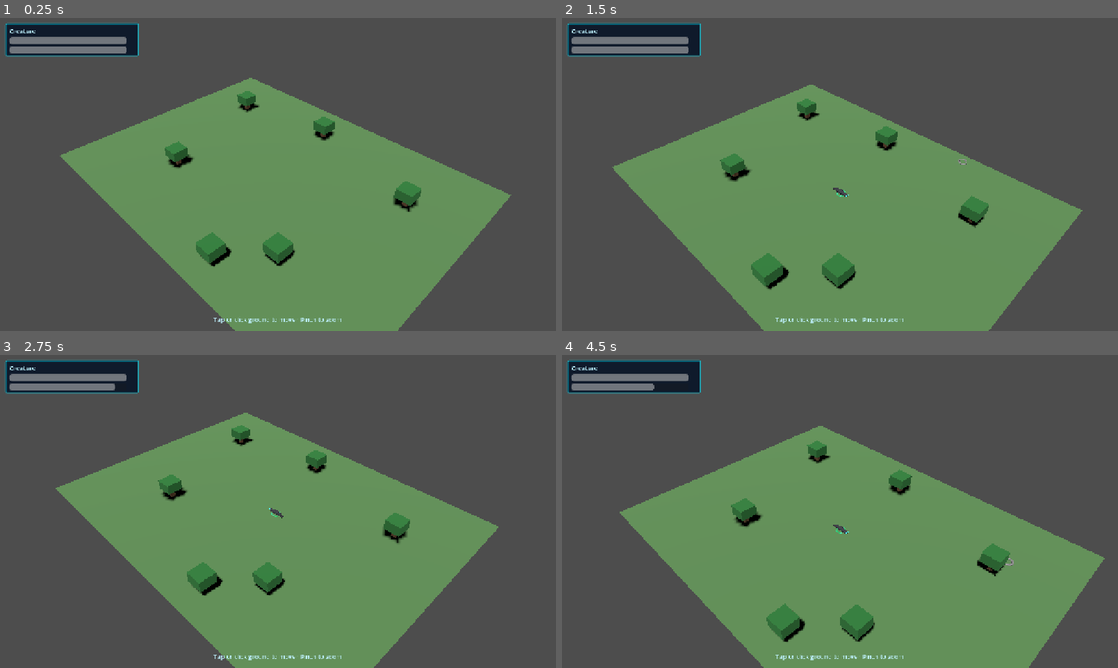
Above: before the commit, frames 1-4 (two rows, left to right).
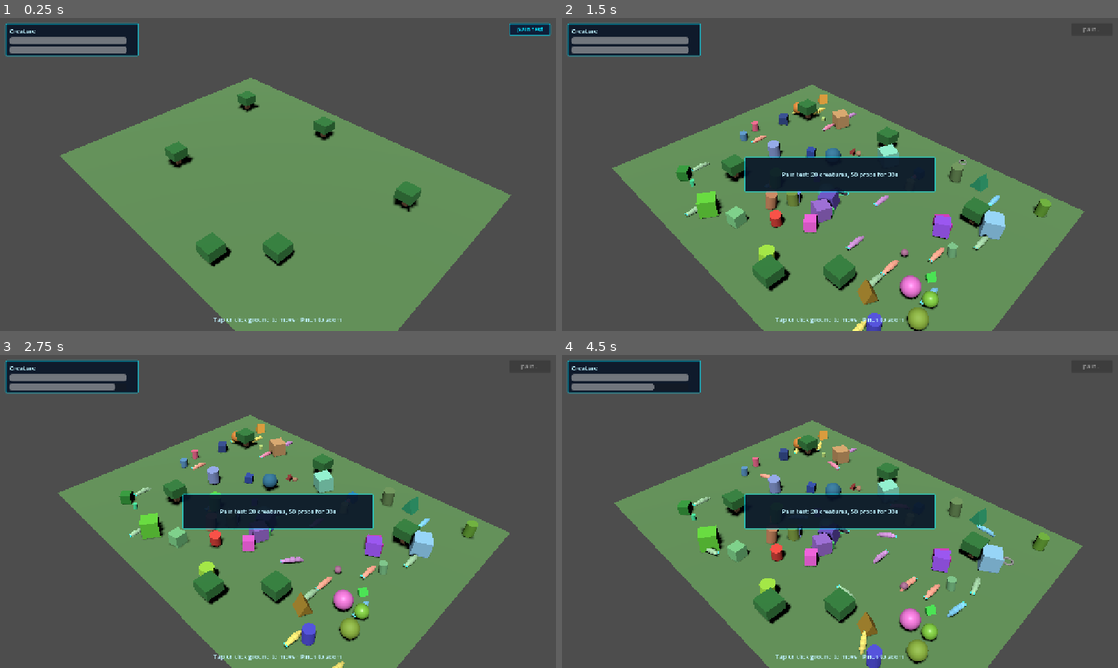
Above: after the commit, the same moments.

Repository: melqudsi/Creature
Game: Godot game, scene res://scenes/main.tscn
The game is run twice, just before and just after one commit, with the same random seed, the same clock (stepped at 60 frames per second) and the same inputs.
Inputs (mouse positions are in pixels of both pictures, inside the frame that each line leads up to):
- Up to frame 1 (0.25 s): no input
- Up to frame 2 (1.5 s): click (1090, 30) at 0.5 s, where only the run after the commit has a clickable "pain test"; move the mouse to (962, 158) at 1.27 s; hold S (camera_pan_down) from 1.28 s (still down); click (962, 158) at 1.42 s
- Up to frame 3 (2.75 s): release S (camera_pan_down) at 2 s; drag from (166, 527) to (250, 574) at 2.02 s
- Up to frame 4 (4.5 s): move the mouse to (895, 442) at 2.77 s; hold D (camera_pan_right) 2.78-3.5 s; click (895, 442) at 2.92 s; drag from (812, 574) to (673, 464) at 3.52 s; move the mouse to (1006, 558) at 4.27 s; hold S (camera_pan_down) from 4.28 s (still down); click (1006, 558) at 4.42 s

The runs differ from the first frame. In frame 1, 0.3% of the frame differs, in the area x 91-99%, y 1-6%; in frame 2, 10%; in frame 3, 13%; in frame 4, 16%, in the area x 9-98%, y 3-100%.

Commit message:
Add fluid pathfinding movement, pain test stress tool, and update handoff docs.

Diff:
--- a/creature-godot/scenes/main.tscn
+++ b/creature-godot/scenes/main.tscn
@@ -1,14 +1,18 @@
-[gd_scene load_steps=5 format=3 uid="uid://main001"]
+[gd_scene load_steps=6 format=3 uid="uid://main001"]
 
 [ext_resource type="Script" path="res://scripts/main.gd" id="1_main"]
 [ext_resource type="PackedScene" uid="uid://worldmap001" path="res://scenes/world/world_map.tscn" id="2_world"]
 [ext_resource type="Script" path="res://scripts/camera/rts_camera.gd" id="3_cam"]
 [ext_resource type="PackedScene" uid="uid://sc2hud001" path="res://scenes/ui/sc2_hud.tscn" id="4_hud"]
+[ext_resource type="Script" path="res://scripts/debug/pain_test.gd" id="5_pain"]
 
 [node name="Main" type="Node3D"]
 script = ExtResource("1_main")
 
 [node name="WorldMap" parent="." instance=ExtResource("2_world")]
+
+[node name="PainTest" type="Node" parent="."]
+script = ExtResource("5_pain")
 
 [node name="DirectionalLight3D" type="DirectionalLight3D" parent="."]
 transform = Transform3D(0.866, -0.433, 0.25, 0, 0.5, 0.866, -0.5, -0.75, 0.433, 8, 14, 6)
--- a/creature-godot/scenes/ui/sc2_hud.tscn
+++ b/creature-godot/scenes/ui/sc2_hud.tscn
@@ -89,3 +89,15 @@
 horizontal_alignment = 1
 vertical_alignment = 1
 text = "Toast"
+
+[node name="PainTestButton" type="Button" parent="."]
+layout_mode = 1
+anchors_preset = 1
+anchor_left = 1.0
+anchor_right = 1.0
+offset_left = -108.0
+offset_top = 12.0
+offset_right = -12.0
+offset_bottom = 40.0
+grow_horizontal = 0
+text = "pain test"
--- /dev/null
+++ b/creature-godot/scripts/debug/pain_test.gd
@@ -0,0 +1,143 @@
+extends Node
+
+const DURATION_SEC := 30.0
+const CREATURE_COUNT := 20
+const PROP_COUNT := 50
+
+@onready var _world_map: WorldMap = get_parent().get_node("WorldMap")
+
+var _active := false
+var _time_left := 0.0
+var _spawned_creatures: Array[Creature] = []
+var _spawned_props: Array[Node3D] = []
+var _props_root: Node3D
+
+func is_active() -> bool:
+	return _active
+
+func start() -> void:
+	if _active:
+		return
+	_active = true
+	_time_left = DURATION_SEC
+	_ensure_props_root()
+	_spawn_creatures()
+	_spawn_props()
+	GameState.show_toast("Pain test: %d creatures, %d props for %ds" % [CREATURE_COUNT, PROP_COUNT, int(DURATION_SEC)])
+
+func _process(delta: float) -> void:
+	if not _active:
+		return
+	_time_left -= delta
+	if _time_left <= 0.0:
+		stop()
+
+func stop() -> void:
+	if not _active and _spawned_creatures.is_empty() and _spawned_props.is_empty():
+		return
+	_active = false
+	_time_left = 0.0
+	for creature in _spawned_creatures:
+		if is_instance_valid(creature):
+			GameState.unregister_creature(creature.creature_id)
+			creature.queue_free()
+	_spawned_creatures.clear()
+	for prop in _spawned_props:
+		if is_instance_valid(prop):
+			prop.queue_free()
+	_spawned_props.clear()
+	GameState.show_toast("Pain test ended")
+
+func _ensure_props_root() -> void:
+	if _props_root and is_instance_valid(_props_root):
+		return
+	_props_root = Node3D.new()
+	_props_root.name = "PainTestProps"
+	_world_map.add_child(_props_root)
+
+func _spawn_creatures() -> void:
+	for i in CREATURE_COUNT:
+		var tile := _random_open_tile()
+		var data := {
+			"id": "pain_test_%d_%d" % [Time.get_ticks_msec(), i],
+			"name": "Pain%d" % i,
+			"color": GameConfig.CREATURE_COLORS[randi() % GameConfig.CREATURE_COLORS.size()],
+			"appearance": "worm",
+			"x": tile.x,
+			"y": tile.y,
+			"health": 100,
+			"stamina": 999,
+			"size_level": 1,
+			"is_player": false,
+		}
+		var creature: Creature = WorldMap.CREATURE_SCENE.instantiate() as Creature
+		_world_map.creatures_root.add_child(creature)
+		creature.setup(data)
+		var ai := creature.get_node_or_null("AIController")
+		if ai:
+			ai.enabled = true
+			ai.wander_interval_min = 0.6
+			ai.wander_interval_max = 1.8
+		_spawned_creatures.append(creature)
+
+func _spawn_props() -> void:
+	for i in PROP_COUNT:
+		var prop := _make_random_prop()
+		prop.name = "PainProp_%d" % i
+		_props_root.add_child(prop)
+		_spawned_props.append(prop)
+
+func _random_open_tile() -> Vector2i:
+	for _attempt in 64:
+		var tile := Vector2i(
+			randi_range(1, GameConfig.MAP_W - 2),
+			randi_range(1, GameConfig.MAP_H - 2)
+		)
+		if tile in GameState.blocked_tiles:
+			continue
+		if GameState.get_unit_tiles("").has(tile):
+			continue
+		return tile
+	return Vector2i(GameConfig.MAP_W / 2, GameConfig.MAP_H / 2)
+
+func _make_random_prop() -> MeshInstance3D:
+	var mesh_inst := MeshInstance3D.new()
+	var kind := randi() % 4
+	var scale := randf_range(0.25, 0.9)
+
+	match kind:
+		0:
+			var cube := BoxMesh.new()
+			cube.size = Vector3.ONE * scale
+			mesh_inst.mesh = cube
+		1:
+			var sphere := SphereMesh.new()
+			sphere.radius = scale * 0.5
+			sphere.height = scale
+			mesh_inst.mesh = sphere
+		2:
+			var pyramid := PrismMesh.new()
+			pyramid.size = Vector3(scale, scale * 1.1, scale)
+			mesh_inst.mesh = pyramid
+		3:
+			var cylinder := CylinderMesh.new()
+			cylinder.top_radius = scale * 0.45
+			cylinder.bottom_radius = scale * 0.45
+			cylinder.height = scale * randf_range(0.8, 1.6)
+			mesh_inst.mesh = cylinder
+
+	var mat := StandardMaterial3D.new()
+	mat.albedo_color = Color.from_hsv(randf(), randf_range(0.35, 0.75), randf_range(0.55, 0.95))
+	mat.roughness = randf_range(0.35, 0.95)
+	mesh_inst.material_override = mat
+
+	var margin := 1.2
+	var y_offset := scale * 0.5
+	mesh_inst.position = Vector3(
+		randf_range(margin, GameConfig.MAP_W - margin),
+		y_offset,
+		randf_range(margin, GameConfig.MAP_H - margin)
+	)
+	mesh_inst.rotation.y = randf() * TAU
+	mesh_inst.rotation.x = randf_range(-0.15, 0.15)
+	return mesh_inst
--- a/creature-godot/scripts/main.gd
+++ b/creature-godot/scripts/main.gd
@@ -3,6 +3,7 @@
 @onready var world_map: WorldMap = $WorldMap
 @onready var rts_camera: Camera3D = $RTSCamera
 @onready var hud: Control = $CanvasLayer/SC2Hud
+@onready var pain_test: Node = $PainTest
 
 func _ready() -> void:
 	GameState.check_afk_sleep()
@@ -11,6 +12,8 @@
 		rts_camera.bind_world_map(world_map)
 	if player:
 		rts_camera.set_follow(player)
+	if hud.has_method("bind_pain_test"):
+		hud.bind_pain_test(pain_test)
 
 func _process(_delta: float) -> void:
 	GameState.check_afk_sleep()
@@ -24,7 +27,21 @@
 		_forward_pointer_input(event)
 
 func _forward_pointer_input(event: InputEvent) -> void:
+	if _is_ui_pointer_event(event):
+		return
 	if not rts_camera.has_method("process_pointer_input"):
 		return
 	if rts_camera.process_pointer_input(event):
 		get_viewport().set_input_as_handled()
+
+func _is_ui_pointer_event(event: InputEvent) -> bool:
+	var screen_pos := Vector2.ZERO
+	if event is InputEventScreenTouch:
+		screen_pos = event.position
+	elif event is InputEventMouseButton:
+		screen_pos = event.position
+	else:
+		return false
+	if hud.has_method("consumes_pointer_at") and hud.consumes_pointer_at(screen_pos):
+		return true
+	return false
--- a/creature-godot/scripts/ui/sc2_hud.gd
+++ b/creature-godot/scripts/ui/sc2_hud.gd
@@ -5,13 +5,36 @@
 @onready var st_bar: ProgressBar = $TopBar/STBar
 @onready var toast_panel: Panel = $ToastPanel
 @onready var toast_label: Label = $ToastPanel/ToastLabel
+@onready var pain_test_button: Button = $PainTestButton
+
+var _pain_test: Node
 
 func _ready() -> void:
 	theme = preload("res://assets/themes/sc2_theme.tres")
 	toast_panel.visible = false
+	pain_test_button.pressed.connect(_on_pain_test_pressed)
 	GameState.player_stats_changed.connect(_refresh_stats)
 	GameState.toast_requested.connect(_show_toast)
 	call_deferred("_refresh_stats")
+
+func bind_pain_test(pain_test: Node) -> void:
+	_pain_test = pain_test
+
+func consumes_pointer_at(screen_pos: Vector2) -> bool:
+	if not pain_test_button.visible:
+		return false
+	return pain_test_button.get_global_rect().has_point(screen_pos)
+
+func _on_pain_test_pressed() -> void:
+	if _pain_test and _pain_test.has_method("start"):
+		if _pain_test.is_active():
+			return
+		_pain_test.start()
+		pain_test_button.text = "pain..."
+		pain_test_button.disabled = true
+		await get_tree().create_timer(30.0).timeout
+		pain_test_button.text = "pain test"
+		pain_test_button.disabled = false
 
 func _refresh_stats() -> void:
 	var c = GameState.player_creature
--- a/creature-godot/scripts/units/creature.gd
+++ b/creature-godot/scripts/units/creature.gd
@@ -32,11 +32,10 @@
 var is_moving := false
 var is_spawning := false
 
-var _move_from := Vector2.ZERO
-var _move_to := Vector2.ZERO
-var _move_t := 0.0
 var _move_dir := Vector2.ZERO
 var _move_target: Vector2 = Vector2(-1, -1)
+var _path: Array[Vector2] = []
+var _stamina_travel_acc := 0.0
 var _walk_phase := 0.0
 var _spawn_t := 0.0
 var _breath_phase := 0.0
@@ -63,7 +62,7 @@
 	is_player = data.get("is_player", false)
 	is_asleep = data.get("is_asleep", false)
 	_apply_appearance()
-	_update_transform(true)
+	_update_transform(true, 0.0)
 	_update_health_bar()
 	health_bar.visible = false
 	selection_ring.visible = is_player
@@ -207,6 +206,8 @@
 			spawn_fx.visible = false
 			position.y = 0.0
 			_reset_body_pose()
+			if _move_target.x >= 0:
+				_replan_path()
 		return
 
 	if is_asleep:
@@ -221,33 +222,18 @@
 		rotation.x = 0.0
 
 	if is_moving:
-		_move_t += delta * GameConfig.MOVE_TILES_PER_SEC
-		var t := clampf(_move_t, 0.0, 1.0)
-		var ease := t * t * (3.0 - 2.0 * t)
-		grid_pos = _move_from.lerp(_move_to, ease)
-		_walk_phase += delta * 12.0
-		_move_dir = (_move_to - _move_from).normalized()
-		_apply_slither(delta)
-		if t >= 1.0:
-			grid_pos = _move_to
-			is_moving = false
-			_reset_body_pose()
-			spend_stamina(GameConfig.STAMINA_PER_TILE)
-			if is_player:
-				NetworkService.update_creature(creature_id, {"x": grid_pos.x, "y": grid_pos.y, "stamina": stamina})
+		_advance_along_path(delta)
 	else:
 		_move_dir = Vector2.ZERO
 		if not is_asleep:
 			_reset_body_pose()
-		if not is_asleep and _move_target.x >= 0:
-			_try_step_toward_target()
-
-	_update_transform(false)
+
+	_update_transform(false, delta)
 
 	if is_player and not is_moving:
 		GameState.tick_player_stamina(delta, false)
 
-func _update_transform(snap: bool) -> void:
+func _update_transform(snap: bool, delta: float) -> void:
 	if creature_id == "preview":
 		return
 	var wp := GameConfig.tile_to_world(grid_pos)
@@ -255,8 +241,9 @@
 	position.z = wp.z
 	if snap:
 		position.y = 0.0
-	if not is_asleep and is_moving:
-		rotation.y = atan2(_move_dir.x, _move_dir.y)
+	if not is_asleep and is_moving and _move_dir.length_squared() > 0.0001:
+		var target_rot := atan2(_move_dir.x, _move_dir.y)
+		rotation.y = lerp_angle(rotation.y, target_rot, 0.18 if snap else delta * 14.0)
 
 func set_move_target(target: Vector2) -> void:
 	if is_asleep:
@@ -266,30 +253,97 @@
 		GameState.note_player_input()
 	if is_spawning:
 		return
-
-func _try_step_toward_target() -> void:
-	if stamina < GameConfig.STAMINA_PER_TILE:
+	_replan_path()
+
+func _replan_path() -> void:
+	if _move_target.x < 0:
+		return
+	if stamina < GameConfig.STAMINA_PER_TILE and _stamina_travel_acc <= 0.0:
+		_stop_movement()
+		return
+	_path = GridNav.find_path(
+		grid_pos,
+		_move_target,
+		GameState.blocked_tiles,
+		GameState.get_unit_tiles(creature_id)
+	)
+	if _path.is_empty():
+		if _has_reached_target():
+			_move_target = Vector2(-1, -1)
+		is_moving = false
+		return
+	is_moving = true
+
+func _advance_along_path(delta: float) -> void:
+	if _path.is_empty():
+		_finish_path()
+		return
+	if stamina < GameConfig.STAMINA_PER_TILE and _stamina_travel_acc <= 0.0:
+		_stop_movement()
+		return
+
+	var waypoint := _path[0]
+	var to_waypoint := waypoint - grid_pos
+	var dist := to_waypoint.length()
+	var step := delta * GameConfig.MOVE_TILES_PER_SEC
+
+	if dist <= 0.001:
+		_path.remove_at(0)
+		if _path.is_empty():
+			_finish_path()
+		return
+
+	if step >= dist:
+		if not _consume_travel_stamina(dist):
+			_stop_movement()
+			return
+		grid_pos = waypoint
+		_path.remove_at(0)
+		_move_dir = to_waypoint / dist
+		_walk_phase += delta * 12.0
+		_apply_slither(delta)
+		if _path.is_empty():
+			_finish_path()
+		return
+
+	if not _consume_travel_stamina(step):
+		_stop_movement()
+		return
+
+	_move_dir = to_waypoint / dist
+	grid_pos += _move_dir * step
+	_walk_phase += delta * 12.0
+	_apply_slither(delta)
+
+func _consume_travel_stamina(distance: float) -> bool:
+	_stamina_travel_acc += distance
+	while _stamina_travel_acc >= 1.0:
+		if stamina < GameConfig.STAMINA_PER_TILE:
+			_stamina_travel_acc = 0.0
+			return false
+		_stamina_travel_acc -= 1.0
+		spend_stamina(GameConfig.STAMINA_PER_TILE)
+		if is_player:
+			NetworkService.update_creature(creature_id, {"x": grid_pos.x, "y": grid_pos.y, "stamina": stamina})
+	return true
+
+func _finish_path() -> void:
+	is_moving = false
+	_reset_body_pose()
+	if _has_reached_target():
 		_move_target = Vector2(-1, -1)
-		return
-	var my_id: String = creature_id
-	var next := GridNav.step_toward(
-		grid_pos, _move_target,
-		GameState.blocked_tiles,
-		GameState.get_unit_tiles(my_id)
-	)
-	if Vector2(next) == grid_pos.round():
-		if Vector2i(int(round(grid_pos.x)), int(round(grid_pos.y))) == Vector2i(int(round(_move_target.x)), int(round(_move_target.y))):
-			_move_target = Vector2(-1, -1)
-		return
-	_begin_move(Vector2(next))
-
-func _begin_move(next: Vector2) -> void:
-	if is_moving or is_asleep:
-		return
-	_move_from = grid_pos
-	_move_to = next
-	_move_t = 0.0
-	is_moving = true
+	elif _move_target.x >= 0:
+		_replan_path()
+
+func _stop_movement() -> void:
+	is_moving = false
+	_path.clear()
+	_reset_body_pose()
+
+func _has_reached_target() -> bool:
+	if _move_target.x < 0:
+		return true
+	return grid_pos.distance_to(_move_target) <= 0.35
 
 func set_stamina(value: int) -> void:
 	stamina = clampi(value, 0, GameConfig.STAMINA_MAX)
@@ -316,6 +370,8 @@
 	if is_asleep:
 		return
 	is_asleep = true
+	_stop_movement()
+	_move_target = Vector2(-1, -1)
 	if size_level > 1:
 		size_level -= 1
 		_apply_appearance()
--- a/creature-godot/scripts/world/grid_nav.gd
+++ b/creature-godot/scripts/world/grid_nav.gd
@@ -1,9 +1,20 @@
 class_name GridNav
 extends RefCounted
 
+const NEIGHBORS_8: Array[Vector2i] = [
+	Vector2i(1, 0), Vector2i(-1, 0), Vector2i(0, 1), Vector2i(0, -1),
+	Vector2i(1, 1), Vector2i(1, -1), Vector2i(-1, 1), Vector2i(-1, -1),
+]
+
 static func in_bounds(tile: Vector2i) -> bool:
 	return tile.x >= 0 and tile.y >= 0 and tile.x < GameConfig.MAP_W and tile.y < GameConfig.MAP_H
 
+static func clamp_tile(tile: Vector2i) -> Vector2i:
+	return Vector2i(
+		clampi(tile.x, 0, GameConfig.MAP_W - 1),
+		clampi(tile.y, 0, GameConfig.MAP_H - 1)
+	)
+
 static func is_blocked(tile: Vector2i, blocked_tiles: Array[Vector2i], unit_tiles: Dictionary) -> bool:
 	if not in_bounds(tile):
 		return true
@@ -13,21 +24,198 @@
 		return true
 	return false
 
-static func step_toward(from: Vector2, target: Vector2, blocked_tiles: Array[Vector2i], unit_tiles: Dictionary) -> Vector2i:
-	var from_i := Vector2i(int(round(from.x)), int(round(from.y)))
-	var target_i := Vector2i(int(round(target.x)), int(round(target.y)))
-	if from_i == target_i:
-		return from_i
-	var dx := 0
-	var dy := 0
-	if from_i.x != target_i.x:
-		dx = 1 if target_i.x > from_i.x else -1
-	elif from_i.y != target_i.y:
-		dy = 1 if target_i.y > from_i.y else -1
-	var next := Vector2i(from_i.x + dx, from_i.y + dy)
-	if is_blocked(next, blocked_tiles, unit_tiles):
-		return from_i
-	return next
-
 static func distance(a: Vector2, b: Vector2) -> float:
-	return Vector2(a.x - b.x, a.y - b.y).length()
+	return a.distance_to(b)
+
+static func find_path(
+	from: Vector2,
+	target: Vector2,
+	blocked_tiles: Array[Vector2i],
+	unit_tiles: Dictionary
+) -> Array[Vector2]:
+	var start := Vector2i(int(round(from.x)), int(round(from.y)))
+	var goal := clamp_tile(Vector2i(int(round(target.x)), int(round(target.y))))
+
+	if is_blocked(goal, blocked_tiles, unit_tiles):
+		goal = nearest_walkable(goal, start, blocked_tiles, unit_tiles)
+		if goal.x < 0:
+			return []
+
+	if start == goal:
+		return []
+
+	var open: Array[Vector2i] = [start]
+	var open_lookup: Dictionary = {start: true}
+	var came_from: Dictionary = {}
+	var g_score: Dictionary = {start: 0.0}
+	var f_score: Dictionary = {start: _heuristic(start, goal)}
+
+	while not open.is_empty():
+		var current := _pop_lowest(open, f_score)
+		open_lookup.erase(current)
+
+		if current == goal:
+			var path := _reconstruct_path(came_from, goal)
+			return simplify_path(from, path, blocked_tiles, unit_tiles)
+
+		for offset in NEIGHBORS_8:
+			var neighbor := current + offset
+			if not in_bounds(neighbor):
+				continue
+			if is_blocked(neighbor, blocked_tiles, unit_tiles) and neighbor != goal:
+				continue
+			if offset.x != 0 and offset.y != 0:
+				if is_blocked(Vector2i(current.x + offset.x, current.y), blocked_tiles, unit_tiles):
+					continue
+				if is_blocked(Vector2i(current.x, current.y + offset.y), blocked_tiles, unit_tiles):
+					continue
+
+			var step_cost := 1.414213562 if offset.x != 0 and offset.y != 0 else 1.0
+			var tentative_g: float = g_score[current] + step_cost
+			if tentative_g >= g_score.get(neighbor, INF):
+				continue
+
+			came_from[neighbor] = current
+			g_score[neighbor] = tentative_g
+			f_score[neighbor] = tentative_g + _heuristic(neighbor, goal)
+			if not open_lookup.has(neighbor):
+				open.append(neighbor)
+				open_lookup[neighbor] = true
+
+	return []
+
+static func nearest_walkable(
+	goal: Vector2i,
+	start: Vector2i,
+	blocked_tiles: Array[Vector2i],
+	unit_tiles: Dictionary
+) -> Vector2i:
+	if not is_blocked(goal, blocked_tiles, unit_tiles):
+		return goal
+
+	var queue: Array[Vector2i] = [goal]
+	var visited: Dictionary = {goal: true}
+	var best := Vector2i(-1, -1)
+	var best_dist := INF
+
+	while not queue.is_empty():
+		var tile: Vector2i = queue.pop_front()
+		if not is_blocked(tile, blocked_tiles, unit_tiles):
+			var dist := Vector2(tile - start).length_squared()
+			if dist < best_dist:
+				best_dist = dist
+				best = tile
+			continue
+		for offset in NEIGHBORS_8:
+			if offset.x != 0 and offset.y != 0:
+				continue
+			var next := tile + offset
+			if not in_bounds(next) or visited.has(next):
+				continue
+			visited[next] = true
+			queue.append(next)
+
+	return best
+
+static func simplify_path(
+	from: Vector2,
+	path: Array[Vector2],
+	blocked_tiles: Array[Vector2i],
+	unit_tiles: Dictionary
+) -> Array[Vector2]:
+	if path.is_empty():
+		return path
+
+	var simplified: Array[Vector2] = []
+	var anchor_i := Vector2i(int(round(from.x)), int(round(from.y)))
+	var index := 0
+
+	while index < path.size():
+		var far_index := path.size() - 1
+		while far_index > index:
+			var far_i := Vector2i(int(round(path[far_index].x)), int(round(path[far_index].y)))
+			if has_clear_path(anchor_i, far_i, blocked_tiles, unit_tiles):
+				break
+			far_index -= 1
+		simplified.append(path[far_index])
+		anchor_i = Vector2i(int(round(path[far_index].x)), int(round(path[far_index].y)))
+		index = far_index + 1
+
+	return simplified
+
+static func has_clear_path(
+	from: Vector2i,
+	to: Vector2i,
+	blocked_tiles: Array[Vector2i],
+	unit_tiles: Dictionary
+) -> bool:
+	if from == to:
+		return true
+	for tile in _line_tiles(from, to):
+		if tile == from or tile == to:
+			continue
+		if is_blocked(tile, blocked_tiles, unit_tiles):
+			return false
+	return true
+
+static func _line_tiles(from: Vector2i, to: Vector2i) -> Array[Vector2i]:
+	var tiles: Array[Vector2i] = []
+	var x0 := from.x
+	var y0 := from.y
+	var x1 := to.x
+	var y1 := to.y
+	var dx := absi(x1 - x0)
+	var dy := -absi(y1 - y0)
+	var sx := 1 if x0 < x1 else -1
+	var sy := 1 if y0 < y1 else -1
+	var err := dx + dy
+
+	while true:
+		tiles.append(Vector2i(x0, y0))
+		if x0 == x1 and y0 == y1:
+			break
+		var e2 := err * 2
+		if e2 >= dy:
+			err += dy
+			x0 += sx
+		if e2 <= dx:
+			err += dx
+			y0 += sy
+
+	return tiles
+
+static func _heuristic(a: Vector2i, b: Vector2i) -> float:
+	return Vector2(a - b).length()
+
+static func _reconstruct_path(came_from: Dictionary, goal: Vector2i) -> Array[Vector2]:
+	var path: Array[Vector2] = []
+	var current := goal
+	while came_from.has(current):
+		path.push_front(Vector2(current))
+		current = came_from[current]
+	return path
+
+static func _pop_lowest(open: Array[Vector2i], f_score: Dictionary) -> Vector2i:
+	var best_index := 0
+	var best_score: float = f_score.get(open[0], INF)
+	for i in range(1, open.size()):
+		var score: float = f_score.get(open[i], INF)
+		if score < best_score:
+			best_score = score
+			best_index = i
+	var node: Vector2i = open[best_index]
+	open.remove_at(best_index)
+	return node
+
+# Legacy helper — prefer find_path().
+static func step_toward(
+	from: Vector2,
+	target: Vector2,
+	blocked_tiles: Array[Vector2i],
+	unit_tiles: Dictionary
+) -> Vector2i:
+	var path := find_path(from, target, blocked_tiles, unit_tiles)
+	if path.is_empty():
+		return Vector2i(int(round(from.x)), int(round(from.y)))
+	var next := path[0]
+	return Vector2i(int(round(next.x)), int(round(next.y)))
--- a/creature-godot/web/index.manifest.json
+++ b/creature-godot/web/index.manifest.json
@@ -1 +1 @@
-{"background_color":"#000000","display":"browser","icons":[{"sizes":"144x144","src":"index.144x144.png","type":"image/png"},{"sizes":"180x180","src":"index.180x180.png","type":"image/png"},{"sizes":"512x512","src":"index.512x512.png","type":"image/png"}],"name":"Creature RTS","orientation":"portrait","start_url":"./index.html"}
+{"background_color":"#000000","display":"fullscreen","icons":[{"sizes":"144x144","src":"index.144x144.png","type":"image/png"},{"sizes":"180x180","src":"index.180x180.png","type":"image/png"},{"sizes":"512x512","src":"index.512x512.png","type":"image/png"}],"name":"Creature RTS","orientation":"landscape","start_url":"./index.html"}
Not shown, changed: creature-godot/export_presets.cfg
Not shown, changed: README.md
Not shown, changed: creature-godot/README.md
Not shown, changed: creature-godot/web/index.html
Not shown, changed: creature-godot/web/index.pck
Not shown, changed: creature-godot/web/index.service.worker.js
